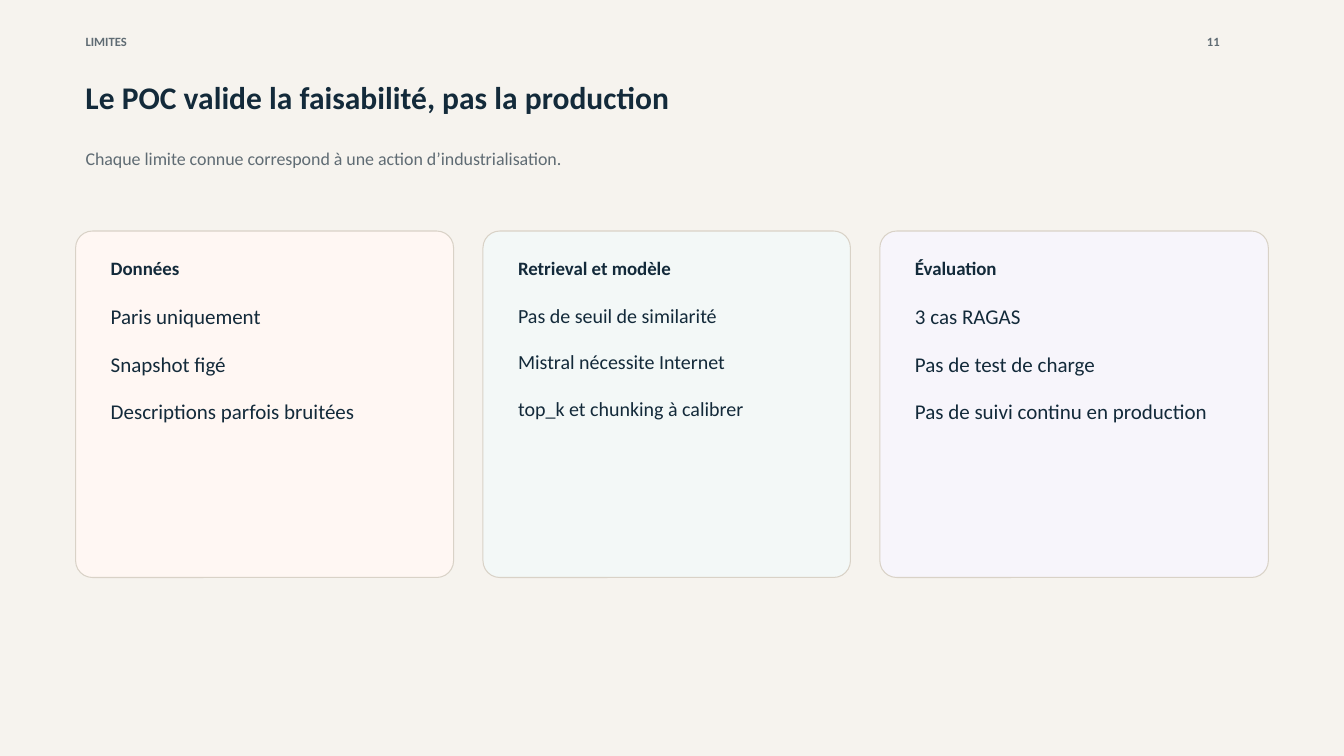
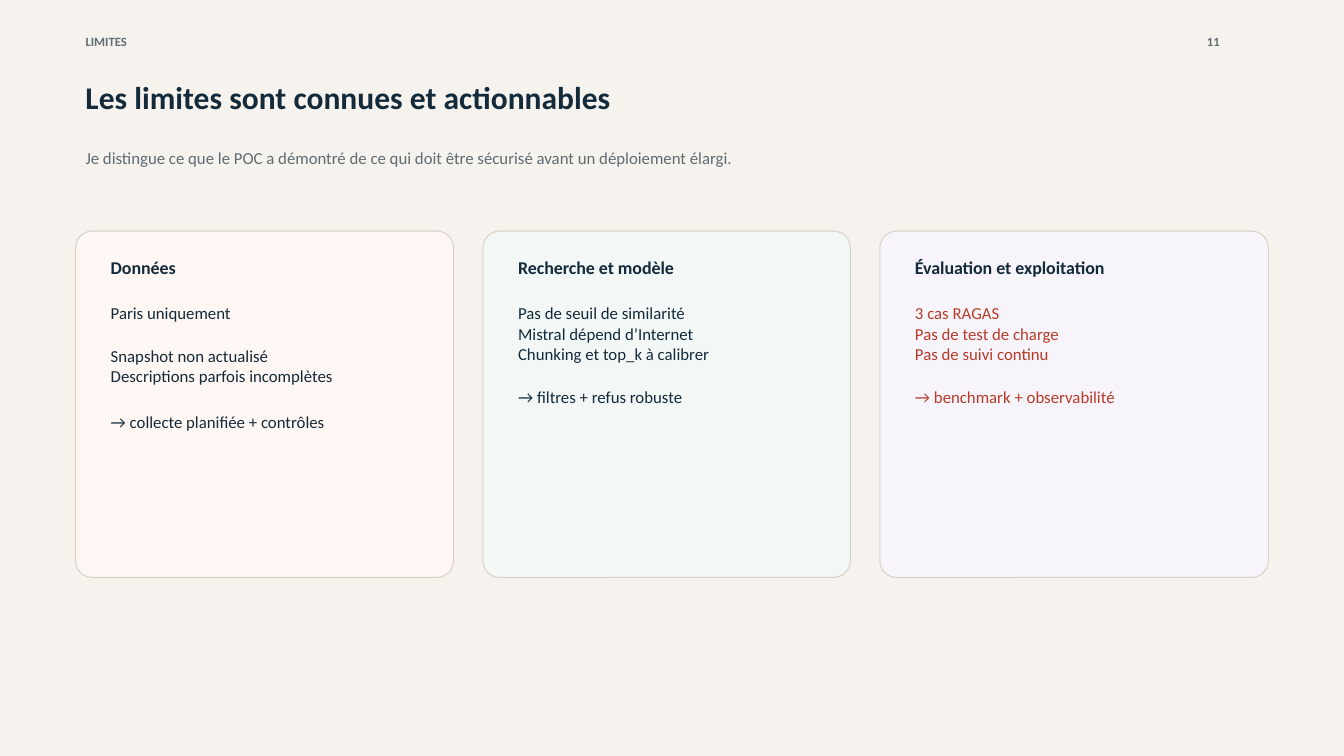
Before and after one commit to hgbe-GH/Projet7, a slide deck: slide 11 of outputs/openagenda-rag-soutenance.pptx. Drawn at 1344x756 pixels with LibreOffice and Linux fonts; fonts in the diff are those of the drawing. Boxes give left, top, right and bottom in pixels: in the first picture for what was removed or moved away, otherwise in the second. Text is boxed around its words. In the diff, an @@ line names an element or a change of style, - is before the commit and + after.

```diff
--- a/outputs/openagenda-rag-soutenance.pptx
+++ b/outputs/openagenda-rag-soutenance.pptx
@@ text at (85,87,611,110): text changed @@
-Le POC valide la faisabilité, pas la production
+Les limites sont connues et actionnables
@@ text at (86,152,732,167): text changed; size 12.8 to 12 pt @@
-Chaque limite connue correspond à une action d’industrialisation.
+Je distingue ce que le POC a démontré de ce qui doit être sécurisé avant un déploiement élargi.
@@ text "Données" at (111,261,176,274): size 13.5 to 12.8 pt @@
@@ text at (518,261,674,274): text changed; size 13.5 to 12.8 pt @@
-Retrieval et modèle
+Recherche et modèle
@@ text at (915,260,1104,277): text changed; size 13.5 to 12.8 pt @@
-Évaluation
+Évaluation et exploitation
@@ text at (111,307,230,322): size 15 to 12 pt in "Paris uniquement" @@
@@ text at (518,328,709,403): text changed; size 14.2 to 12 pt @@
-Mistral nécessite Internet
-top_k et chunking à calibrer
+Mistral dépend d’Internet
+Chunking et top_k à calibrer
+→ filtres + refus robuste
@@ text at (518,307,685,319): size 14.2 to 12 pt in "Pas de seuil de similarité" @@
@@ text at (915,308,1059,343): size 15 to 12 pt, text colour #132A3A to #B83A27 in "3 cas RAGAS", "Pas de test de charge" @@
@@ text at (111,350,332,431): text changed; size 15 to 12 pt @@
-Snapshot figé
-Descriptions parfois bruitées
+Snapshot non actualisé
+Descriptions parfois incomplètes
+→ collecte planifiée + contrôles
@@ text at (915,348,1115,403): text changed; size 15 to 12 pt; text colour #132A3A to #B83A27 @@
-Pas de suivi continu en production
+Pas de suivi continu
+→ benchmark + observabilité
```
Also in this commit, not shown: 11 other slides changed, 2 other files.
